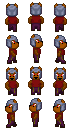
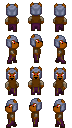
Layered file, before and after one edit (72×128). Changes by layer:
painted on "helmet" over [12, 110, 64, 112]
added layer "sleeves" above "shirt-brown" over [5, 16, 67, 118]
added layer "shirt-brown" above "shirt-red" over [7, 15, 65, 119]
renamed "outfit" to "pants", painted on it over [6, 15, 66, 119]
